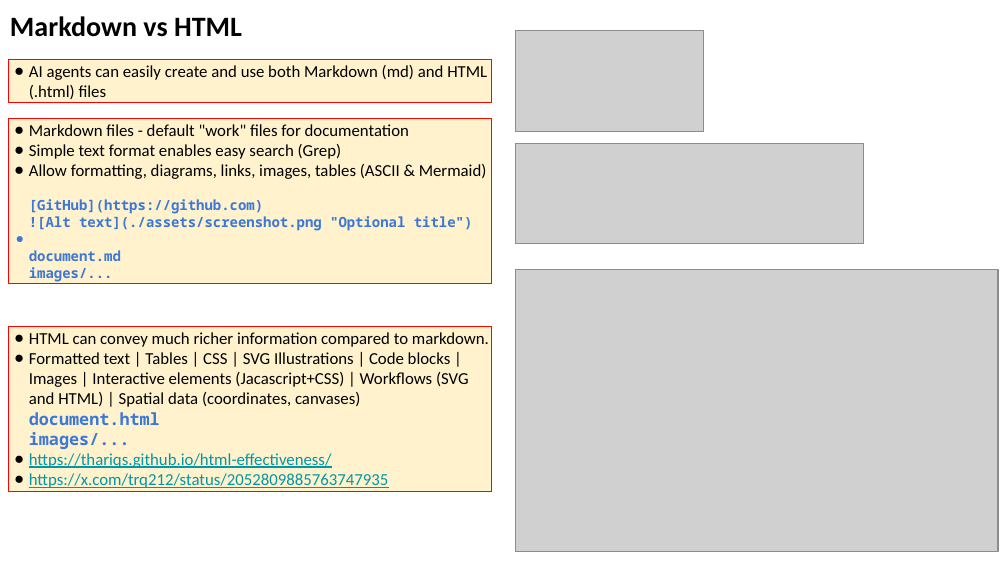
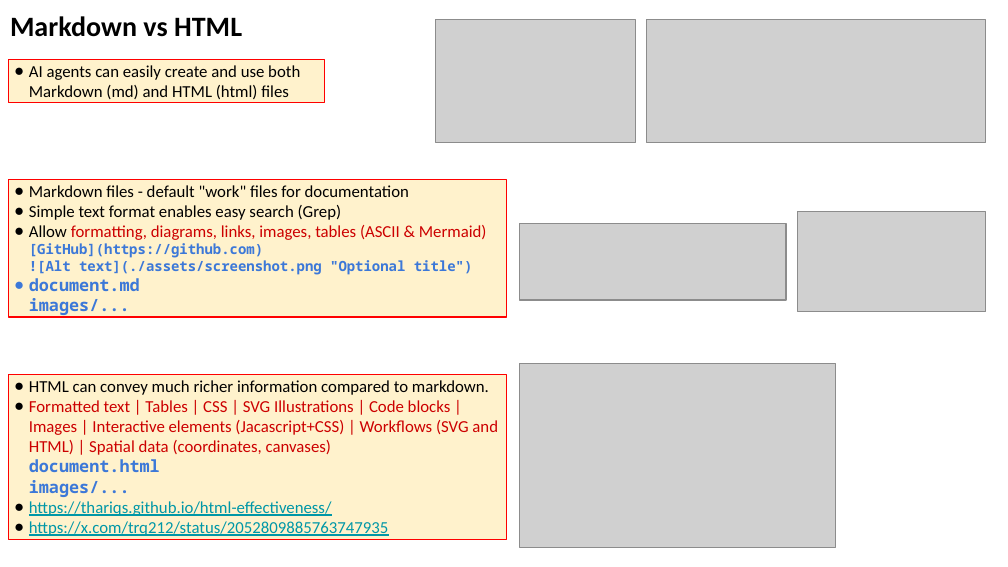
Before and after one commit to lselector/seminar, a slide deck: slide 19 of 2026/2026-05-15-AI-Updates.pptx (slide 15 before the commit). Drawn at 1008x567 pixels with LibreOffice and Linux fonts; fonts in the diff are those of the drawing; grey boxes stand for pictures. Boxes give left, top, right and bottom in pixels: in the first picture for what was removed or moved away, otherwise in the second. Text is boxed around its words. In the diff, an @@ line names an element or a change of style, - is before the commit and + after.

```diff
--- a/2026/2026-05-15-AI-Updates.pptx
+++ b/2026/2026-05-15-AI-Updates.pptx
@@ picture added at box(435, 19, 635, 142) @@
@@ picture added at box(646, 19, 986, 142) @@
@@ rectangle "AI agents can easily create ...": place and size @@
-rectangle "AI agents can easily create ..." at box(9, 59, 492, 102)
+rectangle "AI agents can easily create ..." at box(9, 59, 325, 102)
@@ text in rectangle at box(29, 65, 300, 99): text changed @@
-● AI agents can easily create and use both Markdown (md) and HTML (.html) files
+● AI agents can easily create and use both
+  Markdown (md) and HTML (html) files
@@ picture removed at box(515, 143, 863, 243) @@
@@ rectangle "Markdown files - default "work" ...": place and size @@
-rectangle "Markdown files - default "work" ..." at box(9, 119, 492, 284)
+rectangle "Markdown files - default "work" ..." at box(9, 179, 506, 318)
@@ text in rectangle at box(29, 225, 487, 315): text colour #000000 to #CC0000 in "formatting, diagrams, links, images, tables (ASCII & ..."; size 10 to 12 pt in "document.md images/..."; indent changed @@
@@ picture added at box(520, 224, 786, 300) @@
@@ picture: place and size @@
-picture at box(515, 31, 704, 131)
+picture at box(797, 212, 986, 311)
@@ picture removed at box(515, 269, 998, 550) @@
@@ rectangle "HTML can convey much richer ...": place and size @@
-rectangle "HTML can convey much richer ..." at box(9, 327, 492, 492)
+rectangle "HTML can convey much richer ..." at box(9, 375, 506, 540)
@@ picture added at box(520, 364, 836, 547) @@
@@ text in rectangle at box(29, 400, 498, 497): text colour #000000 to #CC0000 in "Formatted text | Tables | CSS | ..." @@
```
Also in this commit, not shown: 9 other slides changed, 7 slides added.
